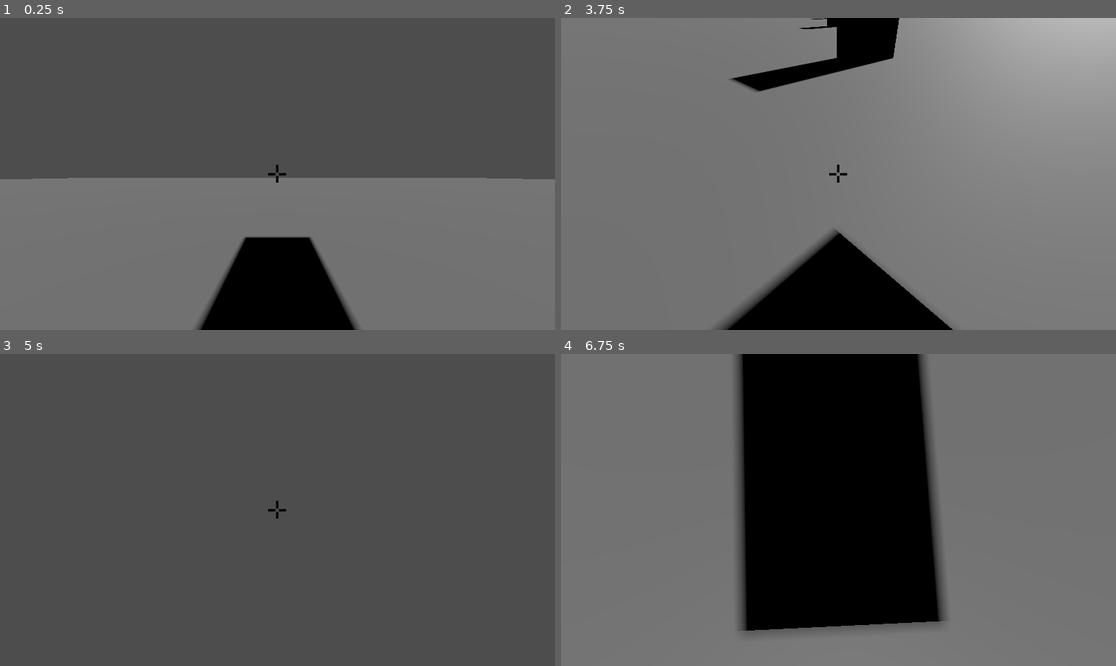
Above: before the commit, frames 1-4 (two rows, left to right).
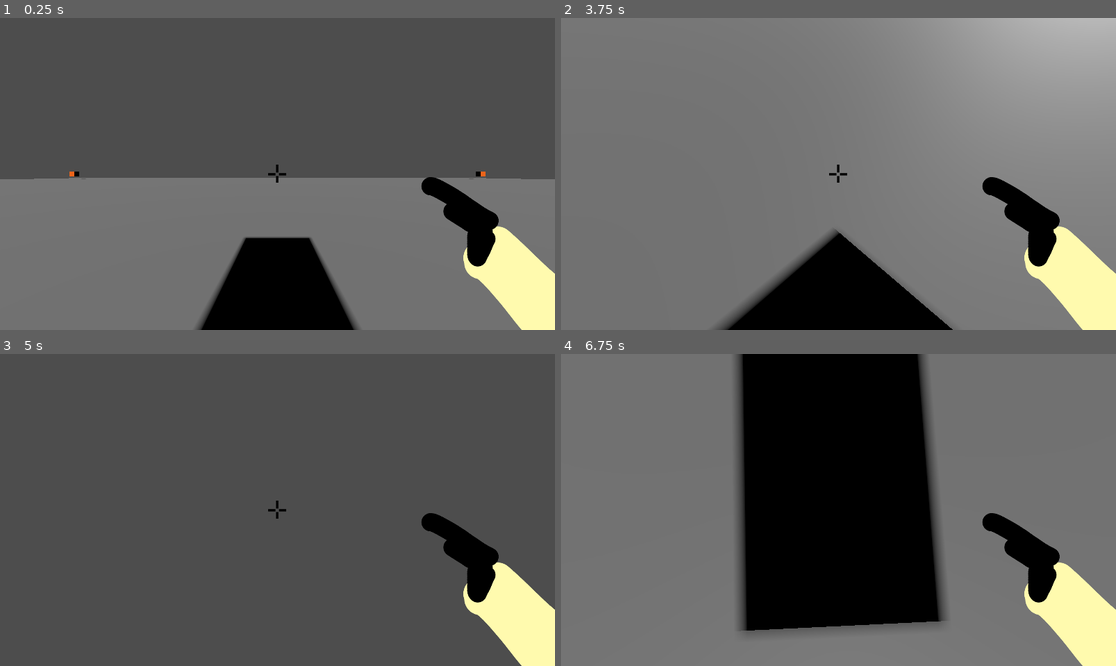
Above: after the commit, the same moments.

Repository: ichen2/fps
Game: Godot game, scene res://main.tscn
Two runs of this game, one before a commit and one after it. Both use one fixed random seed, a clock stepped at 60 frames per second and the inputs below.
Inputs (mouse positions are in pixels of both pictures, inside the frame that each line leads up to):
- Up to frame 1 (0.25 s): no input
- Up to frame 2 (3.75 s): tap Enter at 0.5, 2.75 s; move the mouse to (960, 158) at 0.52 s; press the mouse at (960, 158) at 0.53 s; hold D (move_right) 0.53-1.28 s; tap Space at 1.25 s; move the mouse to (727, 189) at 1.27 s; release the mouse at (727, 189) at 1.28 s; hold S (move_backward) 1.28-2.03 s; click (727, 189) at 1.35 s; move the mouse to (894, 105) at 2.02 s; press the mouse at (894, 105) at 2.03 s; hold D (move_right) 2.03-2.78 s; move the mouse to (810, 236) at 2.77 s; release the mouse at (810, 236) at 2.78 s; hold W (move_forward) 2.78-3.53 s; click (810, 236) at 2.85 s; move the mouse to (1005, 220) at 3.52 s; press the mouse at (1005, 220) at 3.53 s; hold A (move_left) from 3.53 s (still down)
- Up to frame 3 (5 s): keep holding A (move_left); move the mouse to (111, 463) at 4.27 s; release the mouse at (111, 463) at 4.28 s; click (111, 463) at 4.35 s
- Up to frame 4 (6.75 s): tap Space at 5 s; move the mouse to (866, 510) at 5.02 s; release A (move_left) at 5.03 s; press the mouse at (866, 510) at 5.03 s; hold S (move_backward) 5.03-5.78 s; move the mouse to (755, 432) at 5.77 s; release the mouse at (755, 432) at 5.78 s; hold D (move_right) 5.78-6.53 s; click (755, 432) at 5.85 s; tap Enter at 6.5 s; move the mouse to (960, 494) at 6.52 s; press the mouse at (960, 494) at 6.53 s; hold W (move_forward) from 6.53 s (still down)

The runs differ from the first frame. In frame 1, 4.8% of the frame differs, in the area x 5-100%, y 49-100%; in frame 2, 7.3%, in the area x 30-100%, y 0-100%; in frame 3, 4.7%; in frame 4, 4.7%.

Commit message:
cod zombies but roblox

Diff:
--- a/enemy.gd
+++ b/enemy.gd
@@ -1,5 +1,29 @@
-extends RigidBody3D
+extends CharacterBody3D
 
+# Minimum speed of the mob in meters per second.
+@export var min_speed = 1
+# Maximum speed of the mob in meters per second.
+@export var max_speed = 4
+var speed = randi_range(min_speed, max_speed)
+var player_position = Vector3.ZERO
+
+func _ready():
+	Signals.player_position.connect(_on_position_change)
+
+func _on_position_change(player_position: Vector3):
+	self.player_position = player_position
+
+# This function will be called from the Main scene.
+func initialize(start_position, player_position):
+	self.player_position = player_position
+	start_position = Vector3(start_position.x, -1, start_position.z)
+	transform = transform.translated(start_position)
+
+func _physics_process(delta):
+	look_at(player_position, Vector3.UP)
+	velocity = Vector3.FORWARD * speed
+	velocity = velocity.rotated(Vector3.UP, rotation.y)
+	move_and_slide()
 
 func die():
 	queue_free()
--- a/enemy.tscn
+++ b/enemy.tscn
@@ -1,23 +1,51 @@
-[gd_scene load_steps=5 format=3 uid="uid://c8q36ptlnkiuo"]
+[gd_scene load_steps=9 format=3 uid="uid://c8q36ptlnkiuo"]
 
 [ext_resource type="Script" path="res://enemy.gd" id="1_5utko"]
 
 [sub_resource type="BoxShape3D" id="BoxShape3D_4ppiq"]
-size = Vector3(1, 2, 1)
+size = Vector3(2, 2, 1)
 
 [sub_resource type="StandardMaterial3D" id="StandardMaterial3D_p7bi3"]
-albedo_color = Color(1, 0, 0, 1)
+albedo_color = Color(0, 0.506127, 0, 1)
 
 [sub_resource type="BoxMesh" id="BoxMesh_as1n2"]
 material = SubResource("StandardMaterial3D_p7bi3")
-size = Vector3(1, 2, 1)
+size = Vector3(0.5, 0.5, 0.5)
 
-[node name="Enemy" type="RigidBody3D"]
+[sub_resource type="StandardMaterial3D" id="StandardMaterial3D_pq58o"]
+albedo_color = Color(0.429966, 0.194377, 8.86528e-08, 1)
+
+[sub_resource type="BoxMesh" id="BoxMesh_dymm8"]
+material = SubResource("StandardMaterial3D_pq58o")
+size = Vector3(1, 1.5, 0.5)
+
+[sub_resource type="StandardMaterial3D" id="StandardMaterial3D_hnn7e"]
+albedo_color = Color(0, 0.505882, 0, 1)
+
+[sub_resource type="BoxMesh" id="BoxMesh_ssp8p"]
+material = SubResource("StandardMaterial3D_hnn7e")
+size = Vector3(0.5, 0.5, 1)
+
+[node name="Enemy" type="CharacterBody3D" groups=["enemies"]]
 transform = Transform3D(1, 0, 0, 0, 1, 0, 0, 0, 1, 2.08165e-12, 1, 2.08165e-12)
 script = ExtResource("1_5utko")
 
 [node name="CollisionShape3D" type="CollisionShape3D" parent="."]
 shape = SubResource("BoxShape3D_4ppiq")
 
-[node name="MeshInstance3D" type="MeshInstance3D" parent="CollisionShape3D"]
+[node name="Head" type="MeshInstance3D" parent="CollisionShape3D"]
+transform = Transform3D(1, 0, 0, 0, 1, 0, 0, 0, 1, 2.08165e-12, 0.75, 0.25)
 mesh = SubResource("BoxMesh_as1n2")
+
+[node name="Body" type="MeshInstance3D" parent="CollisionShape3D"]
+transform = Transform3D(1, 0, 0, 0, 1, 0, 0, 0, 1, 2.08165e-12, -0.25, 0.25)
+mesh = SubResource("BoxMesh_dymm8")
+skeleton = NodePath("../Head")
+
+[node name="LeftArm" type="MeshInstance3D" parent="CollisionShape3D"]
+transform = Transform3D(1, 0, 0, 0, 1, 0, 0, 0, 1, -0.75, 0.25, 2.08165e-12)
+mesh = SubResource("BoxMesh_ssp8p")
+
+[node name="RightArm" type="MeshInstance3D" parent="CollisionShape3D"]
+transform = Transform3D(1, 0, 0, 0, 1, 0, 0, 0, 1, 0.75, 0.25, 2.08165e-12)
+mesh = SubResource("BoxMesh_ssp8p")
--- /dev/null
+++ b/main.gd
@@ -0,0 +1,19 @@
+extends Node
+
+@export var mob_scene: PackedScene
+
+
+func _on_timer_timeout():
+	var mob = mob_scene.instantiate()
+
+	# Choose a random location on the SpawnPath.
+	# We store the reference to the SpawnLocation node.
+	var mob_spawn_location = get_node("SpawnPath/SpawnLocation")
+	# And give it a random offset.
+	mob_spawn_location.progress_ratio = randf()
+
+	var player_position = $Player.position
+	mob.initialize(mob_spawn_location.position, player_position)
+
+	# Spawn the mob by adding it to the Main scene.
+	add_child(mob)
--- a/main.tscn
+++ b/main.tscn
@@ -1,5 +1,6 @@
-[gd_scene load_steps=8 format=3 uid="uid://74kbqqp1qnmo"]
+[gd_scene load_steps=12 format=3 uid="uid://74kbqqp1qnmo"]
 
+[ext_resource type="Script" path="res://main.gd" id="1_lfdm5"]
 [ext_resource type="PackedScene" uid="uid://h5iboqg6gn0v" path="res://player.tscn" id="1_ym338"]
 [ext_resource type="PackedScene" uid="uid://c8q36ptlnkiuo" path="res://enemy.tscn" id="2_3q2tf"]
 
@@ -19,7 +20,22 @@
 material = SubResource("StandardMaterial3D_wpi31")
 size = Vector3(2, 2, 2)
 
+[sub_resource type="StandardMaterial3D" id="StandardMaterial3D_l6n37"]
+albedo_color = Color(0.996895, 0.413964, 9.93014e-07, 1)
+
+[sub_resource type="BoxMesh" id="BoxMesh_j4mhg"]
+material = SubResource("StandardMaterial3D_l6n37")
+
+[sub_resource type="Curve3D" id="Curve3D_fv3vm"]
+_data = {
+"points": PackedVector3Array(0, 0, 0, 0, 0, 0, 39.6765, 1.369, 39.8929, 0, 0, 0, 0, 0, 0, -39.5674, 1.66412, 39.7487, 0, 0, 0, 0, 0, 0, -40.7148, -1.40725, -41.0006, 0, 0, 0, 0, 0, 0, 41.159, -1.72969, -41.3119, 0, 0, 0, 0, 0, 0, 39.6765, 1.369, 39.8929),
+"tilts": PackedFloat32Array(0, 0, 0, 0, 0)
+}
+point_count = 5
+
 [node name="Main" type="Node3D"]
+script = ExtResource("1_lfdm5")
+mob_scene = ExtResource("2_3q2tf")
 
 [node name="Ground" type="StaticBody3D" parent="."]
 transform = Transform3D(1, 0, 0, 0, 1, 0, 0, 0, 1, 2.08165e-12, -0.5, 2.08165e-12)
@@ -30,27 +46,47 @@
 [node name="MeshInstance3D" type="MeshInstance3D" parent="Ground"]
 mesh = SubResource("BoxMesh_x18kh")
 
-[node name="DirectionalLight3D" type="DirectionalLight3D" parent="."]
+[node name="Light" type="DirectionalLight3D" parent="."]
 transform = Transform3D(1, 0, 0, 0, 0.820571, 0.571545, 0, -0.571545, 0.820571, 0, 27, 0)
 shadow_enabled = true
 
 [node name="Player" parent="." instance=ExtResource("1_ym338")]
-transform = Transform3D(1, 0, 0, 0, 1, 0, 0, 0, 1, 6.22272e-05, 0.993817, -0.000166893)
+transform = Transform3D(1, 0, 0, 0, 1, 0, 0, 0, 1, 2.08165e-12, 1, 2.08165e-12)
 
-[node name="StaticBody3D" type="StaticBody3D" parent="."]
+[node name="Box" type="StaticBody3D" parent="."]
 transform = Transform3D(1, 0, 0, 0, 1, 0, 0, 0, 1, 15, 1, 0)
 
-[node name="CollisionShape3D" type="CollisionShape3D" parent="StaticBody3D"]
+[node name="CollisionShape3D" type="CollisionShape3D" parent="Box"]
 shape = SubResource("BoxShape3D_rmsxj")
 
-[node name="MeshInstance3D" type="MeshInstance3D" parent="StaticBody3D"]
+[node name="MeshInstance3D" type="MeshInstance3D" parent="Box"]
 mesh = SubResource("BoxMesh_acgbp")
 
-[node name="Enemy" parent="." instance=ExtResource("2_3q2tf")]
-transform = Transform3D(1, 0, 0, 0, 1, 0, 0, 0, 1, 2.08165e-12, 1, 7)
+[node name="SpawnPoints" type="Node3D" parent="."]
 
-[node name="Enemy2" parent="." instance=ExtResource("2_3q2tf")]
-transform = Transform3D(1, 0, 0, 0, 1, 0, 0, 0, 1, 8, 1, 14)
+[node name="SpawnPoint" type="MeshInstance3D" parent="SpawnPoints"]
+transform = Transform3D(1, 0, 0, 0, 1, 0, 0, 0, 1, 40, 1, 40)
+mesh = SubResource("BoxMesh_j4mhg")
 
-[node name="Enemy3" parent="." instance=ExtResource("2_3q2tf")]
-transform = Transform3D(1, 0, 0, 0, 1, 0, 0, 0, 1, 16, 1, 21)
+[node name="SpawnPoint2" type="MeshInstance3D" parent="SpawnPoints"]
+transform = Transform3D(1, 0, 0, 0, 1, 0, 0, 0, 1, -40, 1, 40)
+mesh = SubResource("BoxMesh_j4mhg")
+
+[node name="SpawnPoint3" type="MeshInstance3D" parent="SpawnPoints"]
+transform = Transform3D(1, 0, 0, 0, 1, 0, 0, 0, 1, -40, 1, -40)
+mesh = SubResource("BoxMesh_j4mhg")
+
+[node name="SpawnPoint4" type="MeshInstance3D" parent="SpawnPoints"]
+transform = Transform3D(1, 0, 0, 0, 1, 0, 0, 0, 1, 40, 1, -40)
+mesh = SubResource("BoxMesh_j4mhg")
+
+[node name="SpawnPath" type="Path3D" parent="."]
+curve = SubResource("Curve3D_fv3vm")
+
+[node name="SpawnLocation" type="PathFollow3D" parent="SpawnPath"]
+transform = Transform3D(0.0018198, 0.00372416, 0.999991, -2.32831e-10, 0.999993, -0.00372417, -0.999998, 6.77702e-06, 0.00181979, 39.6765, 1.369, 39.8929)
+
+[node name="Timer" type="Timer" parent="."]
+autostart = true
+
+[connection signal="timeout" from="Timer" to="." method="_on_timer_timeout"]
--- a/player.gd
+++ b/player.gd
@@ -3,9 +3,10 @@
 @export var speed = 4
 @export var fall_acceleration = 75
 var target_velocity = Vector3.ZERO
-
+var alive = true
 @onready var camera: Camera3D = $Camera
-@onready var raycast: RayCast3D = $Camera/RayCast3D
+@onready var raycast: RayCast3D = $Camera/RayCast
+@onready var gameOver: Sprite2D = $Camera/GameOver
 var look_dir: Vector2
 @export_range(0.1, 3.0, 0.1, "or_greater") var camera_sens: float = 1
 
@@ -14,6 +15,8 @@
 	camera.rotation.x = clamp(camera.rotation.x - look_dir.y * camera_sens, -1.5, 1.5)
 
 func _input(event: InputEvent) -> void:
+	if not alive:
+		return
 	if event is InputEventMouseMotion:
 		look_dir = event.relative * 0.005
 		_rotate_camera()
@@ -31,10 +34,37 @@
 			# if collider.has_method("explode"):
 			# 	collider.explode()
 
+func _handle_joypad_camera_rotation(delta: float) -> void:
+	if not alive:
+		return
+	var joypad_dir: Vector2 = Input.get_vector("look_left","look_right","look_up","look_down")
+	if joypad_dir.length() > 0:
+		look_dir += joypad_dir * delta
+		_rotate_camera()
+		look_dir = Vector2.ZERO
+
+func _process(delta):
+	Signals.player_position.emit(global_position)
+
 func _physics_process(delta):
-	print(str(raycast.target_position))
+	if not alive:
+		return
+	var count = get_slide_collision_count()
+	for index in range(count):
+		# We get one of the collisions with the player
+		var collision = get_slide_collision(index)
+		var collider = collision.get_collider()
+		# If the collision is with ground
+		if collider == null:
+			continue
+
+		# If the collider is with a mob
+		if collider.is_in_group("enemies"):
+			die()
+			break
+
 	var direction = Vector2.ZERO
-
+	_handle_joypad_camera_rotation(delta)
 	# Ground Velocity
 	#var rotationInRadians = camera.rotation.y / (2 * PI)
 	#var rotationInWholeRadians = floor(rotationInRadians)
@@ -63,3 +93,8 @@
 	# Moving the Character
 	velocity = target_velocity
 	move_and_slide()
+
+func die():
+	alive = false
+	gameOver.visible = true
+	print("you died")
--- a/player.tscn
+++ b/player.tscn
@@ -1,7 +1,9 @@
-[gd_scene load_steps=6 format=3 uid="uid://h5iboqg6gn0v"]
+[gd_scene load_steps=8 format=3 uid="uid://h5iboqg6gn0v"]
 
 [ext_resource type="Script" path="res://player.gd" id="1_brdff"]
 [ext_resource type="Texture2D" uid="uid://mb7j7l7logj2" path="res://crosshair.png" id="2_7eo3b"]
+[ext_resource type="Texture2D" uid="uid://cq4nbgdsq26l5" path="res://game_over.png" id="3_h877q"]
+[ext_resource type="Texture2D" uid="uid://bubbgdki0f08t" path="res://gunlol.png" id="4_mv80c"]
 
 [sub_resource type="BoxShape3D" id="BoxShape3D_gjq32"]
 size = Vector3(1, 2, 1)
@@ -25,10 +27,20 @@
 
 [node name="Camera" type="Camera3D" parent="."]
 
-[node name="Sprite2D" type="Sprite2D" parent="Camera"]
+[node name="Crosshair" type="Sprite2D" parent="Camera"]
 position = Vector2(959, 539)
 scale = Vector2(2, 2)
 texture = ExtResource("2_7eo3b")
 
-[node name="RayCast3D" type="RayCast3D" parent="Camera"]
+[node name="RayCast" type="RayCast3D" parent="Camera"]
 target_position = Vector3(2.08165e-12, 2.08165e-12, -100)
+
+[node name="GameOver" type="Sprite2D" parent="Camera"]
+visible = false
+position = Vector2(960, 540)
+scale = Vector2(10, 10)
+texture = ExtResource("3_h877q")
+
+[node name="Gun" type="Sprite2D" parent="Camera"]
+position = Vector2(1604, 755)
+texture = ExtResource("4_mv80c")
--- a/project.godot
+++ b/project.godot
@@ -15,6 +15,10 @@
 config/features=PackedStringArray("4.2", "Forward Plus")
 config/icon="res://icon.svg"
 
+[autoload]
+
+Signals="*res://signals.gd"
+
 [display]
 
 window/size/viewport_width=1920
@@ -25,30 +29,56 @@
 move_left={
 "deadzone": 0.5,
 "events": [Object(InputEventKey,"resource_local_to_scene":false,"resource_name":"","device":-1,"window_id":0,"alt_pressed":false,"shift_pressed":false,"ctrl_pressed":false,"meta_pressed":false,"pressed":false,"keycode":0,"physical_keycode":65,"key_label":0,"unicode":97,"echo":false,"script":null)
+, Object(InputEventJoypadMotion,"resource_local_to_scene":false,"resource_name":"","device":-1,"axis":0,"axis_value":-1.0,"script":null)
 ]
 }
 move_right={
 "deadzone": 0.5,
 "events": [Object(InputEventKey,"resource_local_to_scene":false,"resource_name":"","device":-1,"window_id":0,"alt_pressed":false,"shift_pressed":false,"ctrl_pressed":false,"meta_pressed":false,"pressed":false,"keycode":0,"physical_keycode":68,"key_label":0,"unicode":100,"echo":false,"script":null)
+, Object(InputEventJoypadMotion,"resource_local_to_scene":false,"resource_name":"","device":-1,"axis":0,"axis_value":1.0,"script":null)
 ]
 }
 move_forward={
 "deadzone": 0.5,
 "events": [Object(InputEventKey,"resource_local_to_scene":false,"resource_name":"","device":-1,"window_id":0,"alt_pressed":false,"shift_pressed":false,"ctrl_pressed":false,"meta_pressed":false,"pressed":false,"keycode":0,"physical_keycode":87,"key_label":0,"unicode":119,"echo":false,"script":null)
+, Object(InputEventJoypadMotion,"resource_local_to_scene":false,"resource_name":"","device":-1,"axis":1,"axis_value":-1.0,"script":null)
 ]
 }
 move_backward={
 "deadzone": 0.5,
 "events": [Object(InputEventKey,"resource_local_to_scene":false,"resource_name":"","device":-1,"window_id":0,"alt_pressed":false,"shift_pressed":false,"ctrl_pressed":false,"meta_pressed":false,"pressed":false,"keycode":0,"physical_keycode":83,"key_label":0,"unicode":115,"echo":false,"script":null)
+, Object(InputEventJoypadMotion,"resource_local_to_scene":false,"resource_name":"","device":-1,"axis":1,"axis_value":1.0,"script":null)
 ]
 }
 jump={
 "deadzone": 0.5,
 "events": [Object(InputEventKey,"resource_local_to_scene":false,"resource_name":"","device":-1,"window_id":0,"alt_pressed":false,"shift_pressed":false,"ctrl_pressed":false,"meta_pressed":false,"pressed":false,"keycode":0,"physical_keycode":32,"key_label":0,"unicode":32,"echo":false,"script":null)
+, Object(InputEventJoypadButton,"resource_local_to_scene":false,"resource_name":"","device":-1,"button_index":0,"pressure":0.0,"pressed":true,"script":null)
 ]
 }
 fire={
 "deadzone": 0.5,
 "events": [Object(InputEventMouseButton,"resource_local_to_scene":false,"resource_name":"","device":-1,"window_id":0,"a …(253 unchanged characters)…
+, Object(InputEventJoypadMotion,"resource_local_to_scene":false,"resource_name":"","device":-1,"axis":5,"axis_value":1.0,"script":null)
 ]
 }
+look_right={
+"deadzone": 0.5,
+"events": [Object(InputEventJoypadMotion,"resource_local_to_scene":false,"resource_name":"","device":-1,"axis":2,"axis_value":1.0,"script":null)
+]
+}
+look_left={
+"deadzone": 0.5,
+"events": [Object(InputEventJoypadMotion,"resource_local_to_scene":false,"resource_name":"","device":-1,"axis":2,"axis_value":-1.0,"script":null)
+]
+}
+look_up={
+"deadzone": 0.5,
+"events": [Object(InputEventJoypadMotion,"resource_local_to_scene":false,"resource_name":"","device":-1,"axis":3,"axis_value":-1.0,"script":null)
+]
+}
+look_down={
+"deadzone": 0.5,
+"events": [Object(InputEventJoypadMotion,"resource_local_to_scene":false,"resource_name":"","device":-1,"axis":3,"axis_value":1.0,"script":null)
+]
+}
--- /dev/null
+++ b/signals.gd
@@ -0,0 +1,3 @@
+extends Node
+
+signal player_position(player_position: Vector3)
Binary file added: game_over.png
Not shown, added: game_over.png.import
Binary file added: gunlol.png
Not shown, added: gunlol.png.import
